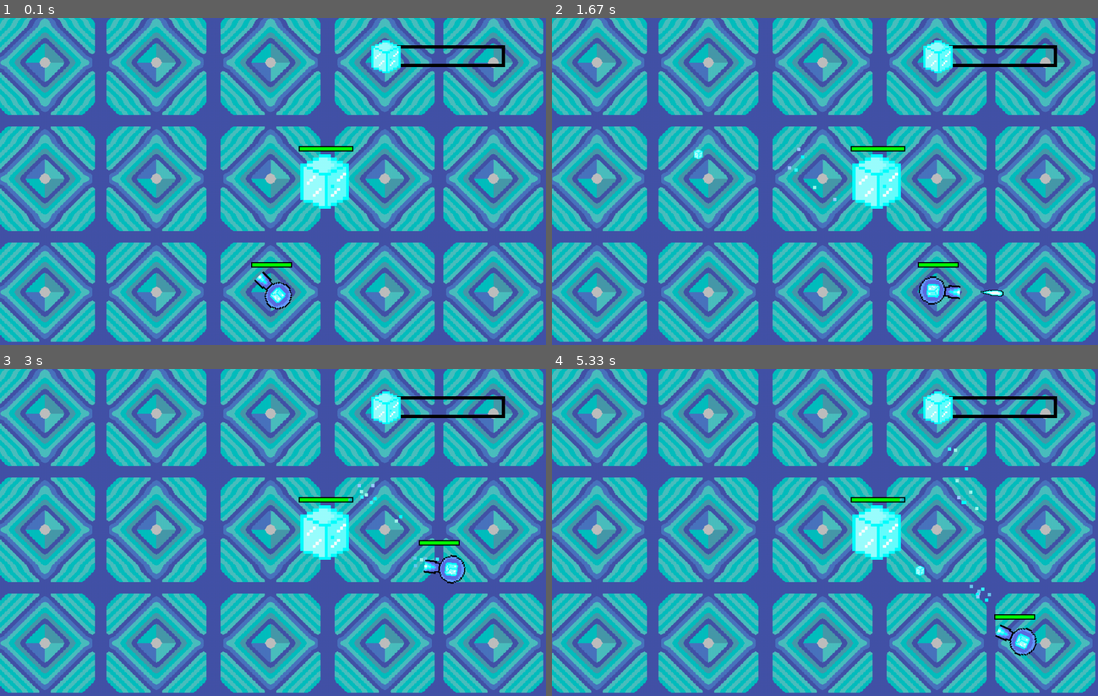
Above: before the commit, frames 1-4 (two rows, left to right).
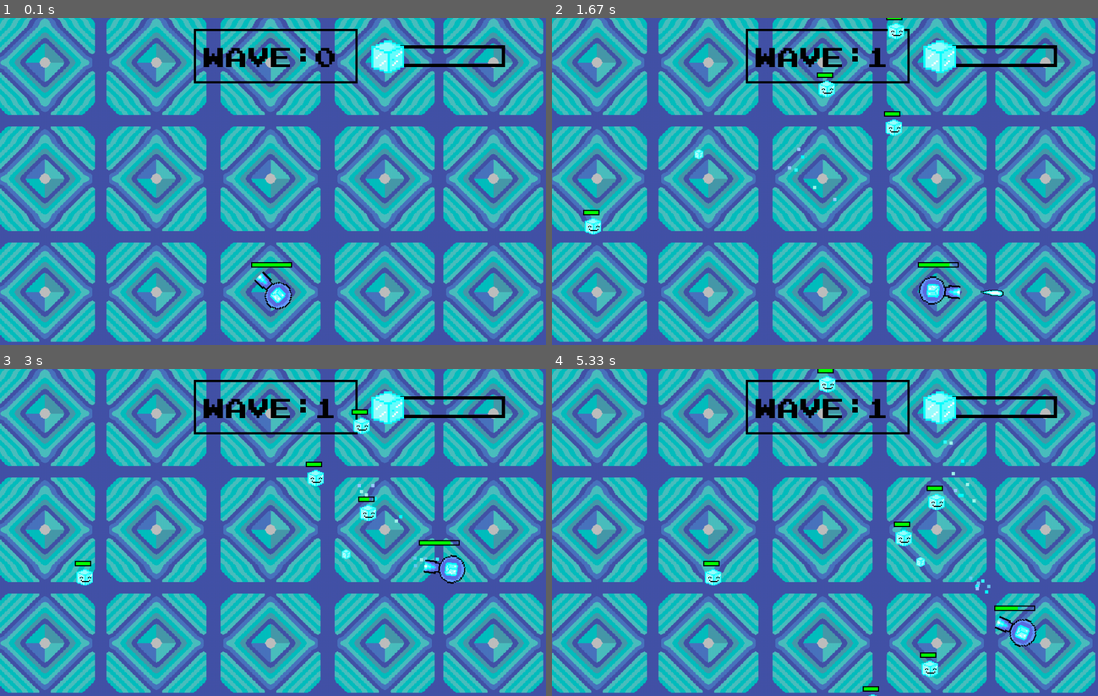
Above: after the commit, the same moments.

Repository: amenthyst/Pygame-Spring-Jam-2024
Game: pygame game, started from main.py
Same seed, same stepped clock (60 frames per second), same inputs: the game is played once before the commit and once after it.
Inputs (mouse positions are in pixels of both pictures, inside the frame that each line leads up to):
- Up to frame 1 (0.1 s): no input
- Up to frame 2 (1.67 s): tap F at 0.33, 0.73, 1.03 s; hold D 0.67-1.13 s; move the mouse to (825, 201) at 0.7 s; click (655, 132) at 1.22 s; right-click (1027, 295) at 1.55 s
- Up to frame 3 (3 s): hold W 1.83-2.13 s; tap F at 1.9, 2.23, 2.53, 2.73 s; click (338, 561) at 1.92 s; hold D 2.17-2.63 s; click (283, 421) at 2.25 s; hold A from 2.67 s (still down); click (76, 522) at 2.75 s
- Up to frame 4 (5.33 s): tap F at 3.03, 3.3, 3.63, 3.93, 4.07, 4.47, 4.77, 5.13 s; release A at 3.2 s; hold S 3.23-3.53 s; click (825, 571) at 3.32 s; tap Shift at 3.38, 4.55 s; hold A 3.57-3.97 s; click (1032, 656) at 3.65 s; hold W 4-4.37 s; click (748, 463) at 4.08 s; hold D 4.4-5.03 s; click (966, 503) at 4.48 s; hold S from 5.07 s (still down); click (617, 460) at 5.15 s

The runs differ from the first frame. In frame 1, 3.0% of the frame differs, in the area x 35-74%, y 3-59%; in frame 2, 3.6%; in frame 3, 3.7%; in frame 4, 4.9%, in the area x 27-89%, y 0-100%.

Commit message:
added basher

Diff:
--- a/Enemies/basher.py
+++ b/Enemies/basher.py
@@ -1,26 +1,37 @@
-from sampleenemy import Enemy
+from Enemies.sampleenemy import Enemy
 import pygame
 from Objects.player import Player
+import images
 from Objects import tags
-class Basher(pygame.sprite.Sprite, Enemy):
-    def __init__(self, pos: tuple, health, speed, dmg, image, size: tuple):
-        super().__init__(pos, health, dmg, speed)
-        self.image = pygame.transform.scale(image, size)
+class Basher(Enemy, pygame.sprite.Sprite):
+    def __init__(self, pos: tuple, health, speed, dmg, size: tuple, state):
+        super().__init__(pos, health, dmg, speed, state, size)
+        if self.state == "hot":
+            self.image = pygame.transform.scale(images.renderenemies()[0], size)
+        elif self.state == "cold":
+            self.image = pygame.transform.scale(images.renderenemies()[1], size)
         self.rect = self.image.get_rect(center=pos)
-        self.pos = pygame.math.Vector2(pos)
         self.confuseflag = False
+
     def move(self):
-        if not self.confuseflag:
-            self.targetpos = Player.Instance.get_centre()
-            self.direction = self.pos - self.targetpos
-            if self.direction.length():
-                self.direction.normalize_ip()
+        self.targetpos = Player.Instance.get_centre()
+        self.pos = pygame.math.Vector2(self.rect.x, self.rect.y)
+        self.direction = self.targetpos - self.pos
 
-            self.direction *= self.speed
+        if self.direction.length():
+            self.direction.normalize_ip()
 
-            self.rect.x += self.direction.x
-            self.rect.y += self.direction.y
+        self.direction *= self.speed
+
+        self.rect.x += self.direction[0]
+        self.rect.y += self.direction[1]
 
     def attack(self):
         if self.rect.colliderect(Player.Instance.rect):
-            Player.Instance.damage()
+            Player.Instance.damage(self.dmg)
+            self.kill()
+
+
+    def update(self, dt):
+        self.attack()
+        self.move()
--- a/Enemies/sampleenemy.py
+++ b/Enemies/sampleenemy.py
@@ -1,9 +1,11 @@
 from Objects import tags
 import pygame
 import images
+from Objects.player import Player
+# base class for enemies
 class Enemy(pygame.sprite.Sprite, tags.Damageable):
 
-    def __init__(self, pos, health, dmg, speed):
+    def __init__(self, pos, health, dmg, speed, state, size):
 
         super().__init__()
         self.pos = pos
@@ -11,7 +13,8 @@
         self.health = health
         self.dmg = dmg
         self.speed = speed
-        self.size = (100,100)
+        self.size = size
+        self.state = state
         self.image = pygame.transform.scale(images.renderbullets()[0], self.size)
         self.rect = self.image.get_rect(center=self.pos)
 
@@ -19,7 +22,7 @@
         self.health -= amount
         if self.health <= 0:
             self.kill()
-
+        Player.Instance.addtotaldamage(amount)
     def draw(self, screen):
         screen.blit(self.image, self.rect)
         self.healthbar(screen)
--- /dev/null
+++ b/Enemies/spawnenemies.py
@@ -0,0 +1,33 @@
+import pygame
+from enum import Enum
+import random
+from Enemies.basher import Basher
+import images
+from Objects.player import Player
+class EnemyChance(Enum):
+    BASHER = [1,2,3,4,5,6,7,8,9,10,11,12,13,14,15]
+    #SHOOTER = [6,7,8,9,10]
+    #SUPPORT = [11,12]
+    #THROWER = [13,14,15]
+
+
+def patterns(nums: int):
+    pattern = []
+    for i in range(nums):
+        data = []
+        for obj in EnemyChance:
+            if random.randint(1,15) in obj.value:
+                data.append(obj.name)
+
+        pos = (random.randint(-300,1300), random.randint(-300, 900))
+
+        data.append(pos)
+        pattern.append(data)
+    return pattern
+
+def spawnenemies(enemygrp: pygame.sprite.Group, nums: int):
+    # dont like this but the pos is needed from pattern
+    pattern = patterns(nums)
+    for item in pattern:
+        enemydict = {"BASHER": Basher(item[1], 5, 1, 20, (30,30), Player.Instance.state)}
+        enemygrp.add(enemydict[item[0]])
--- a/Objects/particle.py
+++ b/Objects/particle.py
@@ -81,7 +81,7 @@
         if not isinstance(other, tags.Damageable):
             return
         other.damage(self.damage)
-        if self.mode != "steam":
+        if self.state != "steam":
             self.kill()
 
     def move(self, dt):
@@ -106,7 +106,7 @@
             if not isinstance(obj, Particle):
                 continue
             if (obj.state == "hot" and self.state == "cold") or (obj.state == "cold" and self.state == "hot"):
-                self.bulletgrp.add(Particle("steam", "ball", self.enemygrp, self.bulletgrp, 0.1, self.pos, None, 150, 20, 0))
+                self.bulletgrp.add(Particle("steam", "ball", self.enemygrp, self.bulletgrp, 0.25, self.pos, None, 300, 40, 0))
                 self.kill()
                 obj.kill()
 
--- a/Objects/player.py
+++ b/Objects/player.py
@@ -36,7 +36,7 @@
         self.bulletgrp = bullet_group
         self.enemygrp = enemygrp
         self.shoot_cooldown = 0.33
-        self.bomb_cooldown = 0.33
+        self.bomb_cooldown = 1.5
         self.bomb_timer = 0
         self.shoot_timer = 0
 
@@ -59,6 +59,9 @@
         self.maxhealth = health
         self.size = (75,75)
 
+        self.totaldamage = 0
+
+        self.border = pygame.Rect(0,0,1000,600)
 
     def get_pos(self) -> pygame.math.Vector2:
         return pygame.math.Vector2(self.rect.x, self.rect.y)
@@ -71,10 +74,11 @@
         if self.dodging:
             return
 
-        pressed = Systems.input.get_pressed()
 
         dir = Systems.input.get_vector(pygame.K_a, pygame.K_d,
                                        pygame.K_w, pygame.K_s)
+
+        self.rect.clamp_ip(self.border)
         if dir.length() > 0:
             self.velocity += dir.normalize() * self.acceleration
 
@@ -134,7 +138,8 @@
         self.thrower(dt)
         self.dodge(dt)
         self.handle_physics()
-
+        if self.changing:
+            self.totaldamage = 0
 
 
     def recoil(self):
@@ -202,9 +207,13 @@
     def damage(self, amount: int):
         self.health -= amount
         if self.health <= 0:
+            self.totaldamage = 0
             self.kill()
 
     def healthbar(self, screen):
         pygame.draw.rect(screen, "black", (self.rect.x - 3, self.rect.y - 15, self.size[0], 10), 2)
         ratio = self.health / self.maxhealth
         pygame.draw.rect(screen, "green", (self.rect.x - 1, self.rect.y - 13, self.size[0] * ratio - 4, 6))
+
+    def addtotaldamage(self, amount):
+        self.totaldamage += amount
--- a/UI/background.py
+++ b/UI/background.py
@@ -1,8 +1,9 @@
 import pygame
 import images
 import math
+from Objects.player import Player
 class Background(pygame.sprite.Sprite):
-    def __init__(self, player):
+    def __init__(self):
         super().__init__()
         self.ice = pygame.transform.scale(images.renderbullets()[0], (32,32))
         self.fire = pygame.transform.scale(images.renderbullets()[1], (32,32))
@@ -11,7 +12,6 @@
         self.bgrect = self.bg.get_rect(topleft=(0,0))
 
 
-        self.player = player
 
         self.transitionlist = []
 
@@ -27,6 +27,9 @@
 
 
     def transition(self):
+
+        self.player = Player.Instance
+
         self.changing = self.player.changing
 
         self.state = self.player.state
--- a/UI/switchbar.py
+++ b/UI/switchbar.py
@@ -1,24 +1,29 @@
 import pygame
 import images
+from Objects.player import Player
+from UI.wavecounter import Wavecounter
+import Systems
 # this thing switches between hot and cold
 class Switchbar(pygame.sprite.Sprite):
 
-    def __init__(self, player, pos, duration):
+    def __init__(self, pos, duration):
         super().__init__()
-        self.player = player
         self.pos = pygame.math.Vector2(pos)
         self.duration = duration
         self.ratio = 0
         self.ice = pygame.transform.scale(images.renderbullets()[0], (60,60))
         self.fire = pygame.transform.scale(images.renderbullets()[1], (60,60))
+        self.damagereq = 10
+        self.font = pygame.font.Font("Graphics/font.otf", 25)
     def draw(self, screen):
+        self.player = Player.Instance
         if self.player.state == "hot":
             self.color = (255,128,0)
 
         elif self.player.state == "cold":
             self.color = (51,255,255)
 
-
+        text = self.font.render("SWITCH!", False, "black")
         pygame.draw.rect(screen, "black", (self.pos.x, self.pos.y, 225, 40), 6)
         pygame.draw.rect(screen, self.color, (self.pos.x+6, self.pos.y+6, 225*self.ratio, 28))
 
@@ -27,19 +32,23 @@
         elif self.player.state == "cold":
             screen.blit(self.ice, (self.pos.x-20, self.pos.y-9))
 
+        if self.ratio >= 0.95:
+              screen.blit(text, (752, 53))
 
     def switch(self, dt):
-        keys = pygame.key.get_pressed()
-        if not keys[pygame.K_q]:
-            return
-        self.ratio += dt
+        self.ratio += Player.Instance.totaldamage / self.damagereq
+        keys = Systems.input.get_pressed()
+        Player.Instance.totaldamage = 0
         if self.ratio >= 0.95:
-            self.ratio = 0
-            if self.player.state == "hot":
-                self.player.state = "cold"
-            elif self.player.state == "cold":
-                self.player.state = "hot"
-            self.player.changing = True
+            self.ratio = 0.95
+            if keys[pygame.K_q]:
+                self.ratio = 0
+                if self.player.state == "hot":
+                    self.player.state = "cold"
+                elif self.player.state == "cold":
+                    self.player.state = "hot"
+                self.player.changing = True
 
     def update(self, dt):
+        self.damagereq = Wavecounter.Instance.currentwave * 10 + 1
         self.switch(dt)
--- /dev/null
+++ b/UI/wavecounter.py
@@ -0,0 +1,33 @@
+import pygame
+from Enemies.spawnenemies import spawnenemies
+class Wavecounter(pygame.sprite.Sprite):
+    Instance = None
+    def __init__(self, enemygrp: pygame.sprite.Group, maxwaves):
+        super().__init__()
+        # wavecounter singleton
+        if Wavecounter.Instance != None:
+            raise Exception("Multiple wave counters, something went wrong")
+        Wavecounter.Instance = self
+        self.enemygrp = enemygrp
+        self.currentwave = 0
+        self.maxwaves = maxwaves
+        self.wavetimer = 0
+
+    def checkwaves(self, dt):
+        if len(self.enemygrp.sprites()) != 0:
+            return
+        self.wavetimer += dt
+        if self.wavetimer < 1.5:
+            return
+        self.wavetimer = 0
+        self.currentwave += 1
+        spawnenemies(self.enemygrp, self.currentwave*3+5)
+
+    def draw(self, screen):
+        font = pygame.font.Font("Graphics/font.otf", 50)
+        pygame.draw.rect(screen, "black", (355,20, 300,100),4)
+        text = font.render(f"WAVE:{self.currentwave}", False, "black")
+        screen.blit(text, (370, 40))
+
+    def update(self,dt):
+        self.checkwaves(dt)
--- a/images.py
+++ b/images.py
@@ -28,4 +28,6 @@
 
     firebasher = pygame.image.load("Graphics/enemysprites/firebasher.png").convert_alpha()
 
-    return (firebasher)
+    icebasher = pygame.image.load("Graphics/enemysprites/icebasher.png").convert_alpha()
+
+    return (firebasher, icebasher)
--- a/main.py
+++ b/main.py
@@ -9,6 +9,8 @@
 import Systems.input
 from UI.switchbar import Switchbar
 from UI.background import Background
+from Enemies.spawnenemies import spawnenemies
+from UI.wavecounter import Wavecounter
 
 pygame.init()
 
@@ -21,16 +23,18 @@
 
 
 
+
 bulletgrp = pygame.sprite.Group()
 
 
-enemygrp = pygame.sprite.Group(Enemy((600,300), 50, 1, 10))
+enemygrp = pygame.sprite.Group()
 
 playergrp = pygame.sprite.GroupSingle(Player(playertuple,(500,500), 1.4, Objects.bullet.Bullet, Objects.bomb.Bomb, Objects.particle.Particle, bulletgrp, enemygrp, 100))
 
 ship = playergrp.sprites()[0]
 
-uigrp = pygame.sprite.Group(Background(ship), Switchbar(ship, (700,50), 5))
+uigrp = pygame.sprite.Group(Background(),Switchbar((700,50), 5),Wavecounter(enemygrp, 5), )
+
 
 
 run = True
Binary file added: Graphics/enemysprites/icebasher.png
Binary file changed: Graphics/ice.png
